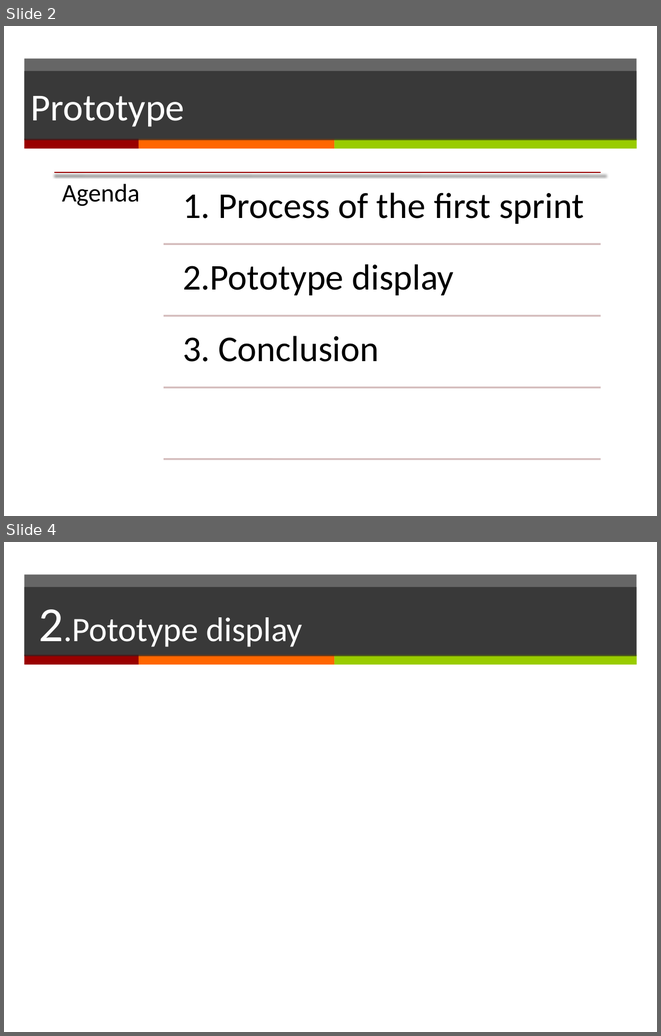
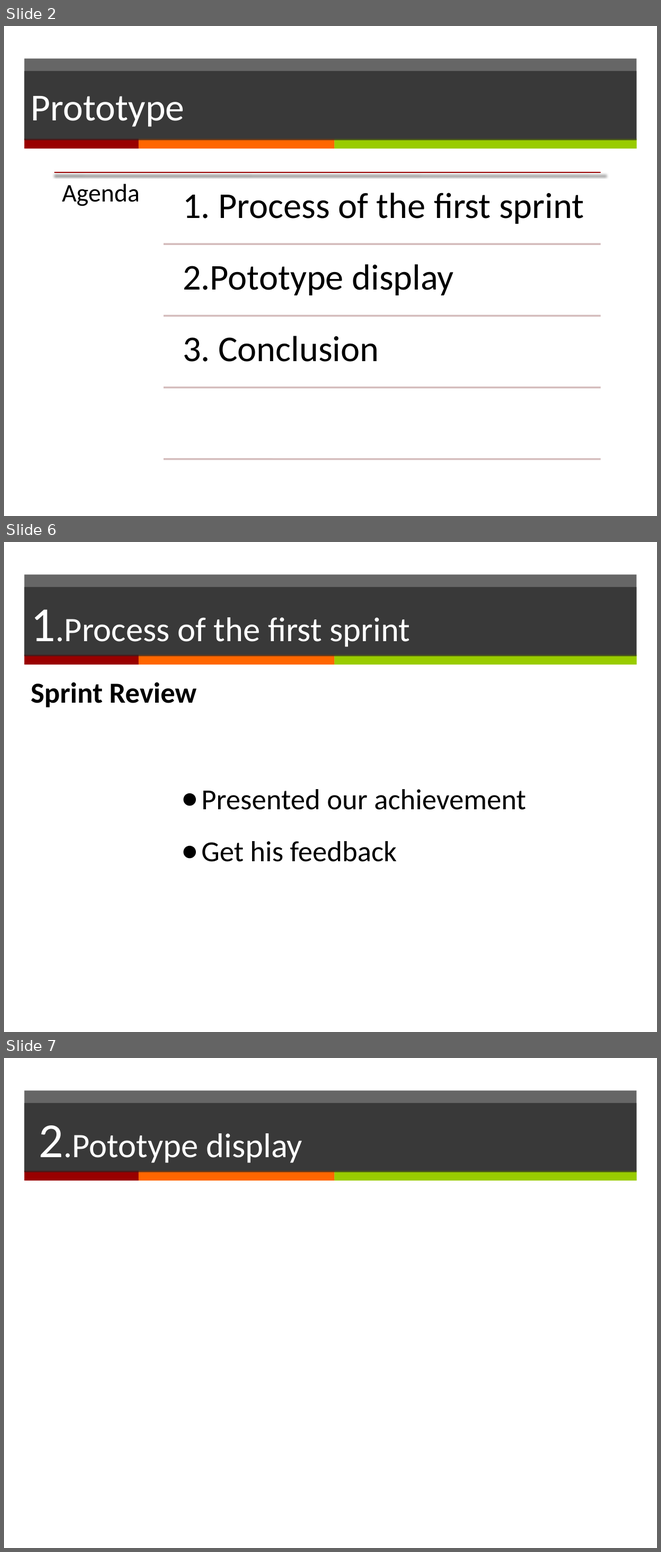
Before and after one commit to yadwinds/761_VEL, a slide deck: PCB/08 report/prototype presentation modle.pptx. Shown one above the other, each under a label of ours: slides 2 and 4 before the commit, slides 2, 6 and 7 after it; the slides between them are not shown. The pictures are 661x1036 and 661x1552 pixels, drawn with LibreOffice and Linux fonts; fonts in the diff are those of the drawing. Boxes give left, top, right and bottom in pixels: in the first picture for what was removed or moved away, otherwise in the second. Text is boxed around its words. In the diff, an @@ line names an element or a change of style, - is before the commit and + after.

Commit message:
ppt
including the process

```diff
--- a/PCB/08 report/prototype presentation modle.pptx
+++ b/PCB/08 report/prototype presentation modle.pptx
@@ slide 6 added at <box>4,542,657,1032</box>, background #FFFFFF; not listed: 4 template elements that a slide beside it also shows @@
@@ title added at <box>24,587,637,656</box>, fill #262626 at 70% opacity, 37.8 pt, text #FFFFFF @@
+1.Process of the first sprint
@@ text added at <box>30,682,197,707</box>, 32 pt, text #000000, bold @@
+Sprint Review
@@ text added at <box>201,789,526,862</box>, 32 pt, text #000000 @@
+● Presented our achievement
+● Get his feedback
@@ what was slide 4 is now slide 7 @@
```
Also in this commit, not shown: 2 slides changed, 2 other slides added.
